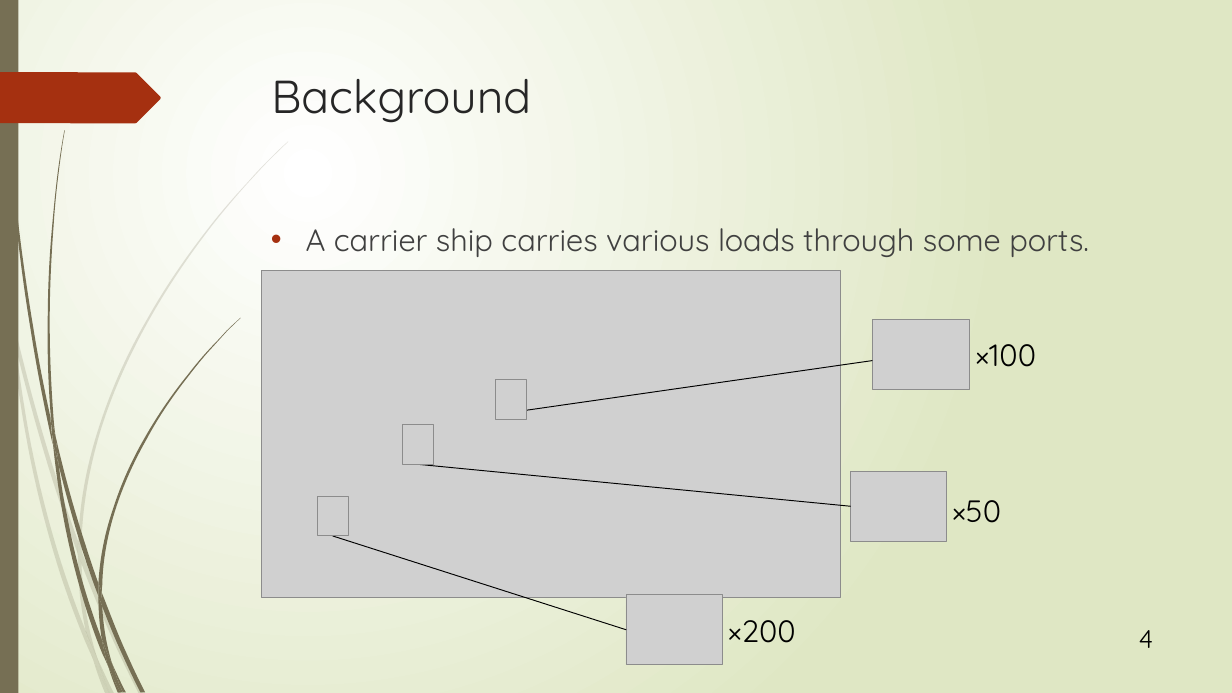
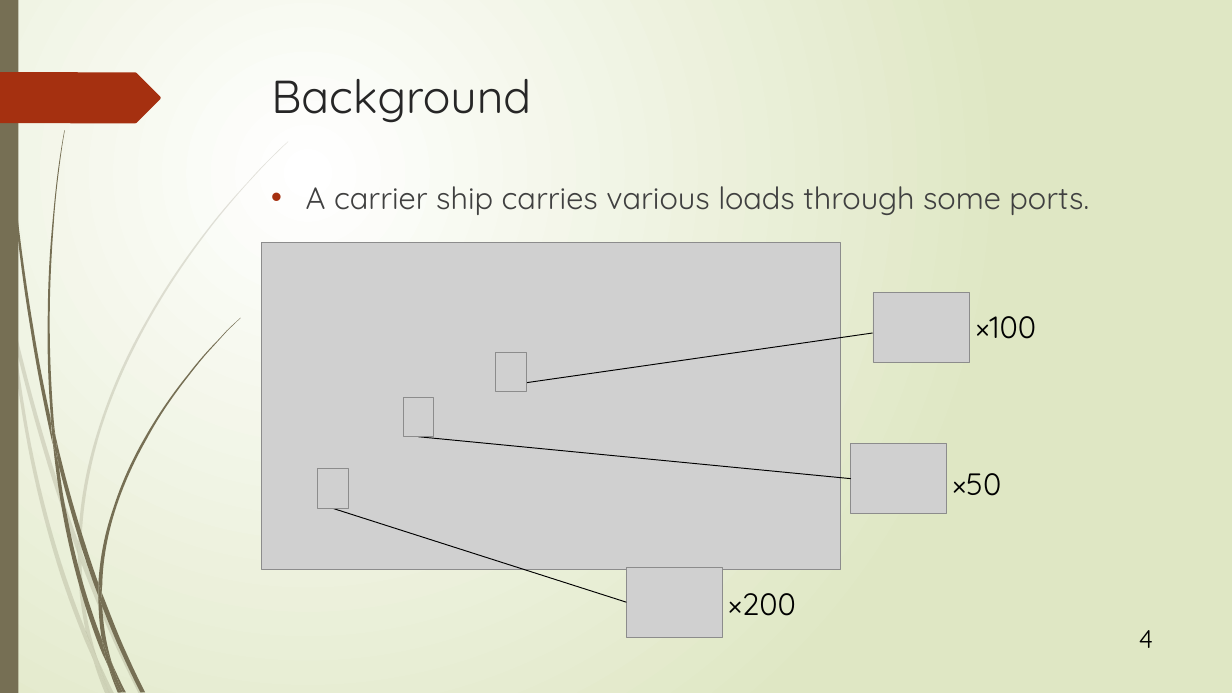
Before and after one commit to r-kurosu/kline_new, a slide deck: slide 4 of 竹田.pptx. Drawn at 1232x693 pixels with LibreOffice and Linux fonts; fonts in the diff are those of the drawing; grey boxes stand for pictures. Boxes give left, top, right and bottom in pixels: in the first picture for what was removed or moved away, otherwise in the second. Text is boxed around its words. In the diff, an @@ line names an element or a change of style, - is before the commit and + after.

Commit message:
パワポの絵の位置を少しだけ変えた

```diff
--- a/竹田.pptx
+++ b/竹田.pptx
@@ text "A carrier ship carries various ...": place and size @@
-text "A carrier ship carries various ..." at (306,228,1089,257)
+text "A carrier ship carries various ..." at (306,186,1089,215)
@@ 3 pictures, 1 line: place and size @@
-3 pictures, 1 line at (262,270,946,597)
+3 pictures, 1 line at (262,243,947,570)
@@ 4 pictures, 3 texts, 2 lines: place and size @@
-4 pictures, 3 texts, 2 lines at (333,320,1036,665)
+4 pictures, 3 texts, 2 lines at (333,292,1036,638)
```
